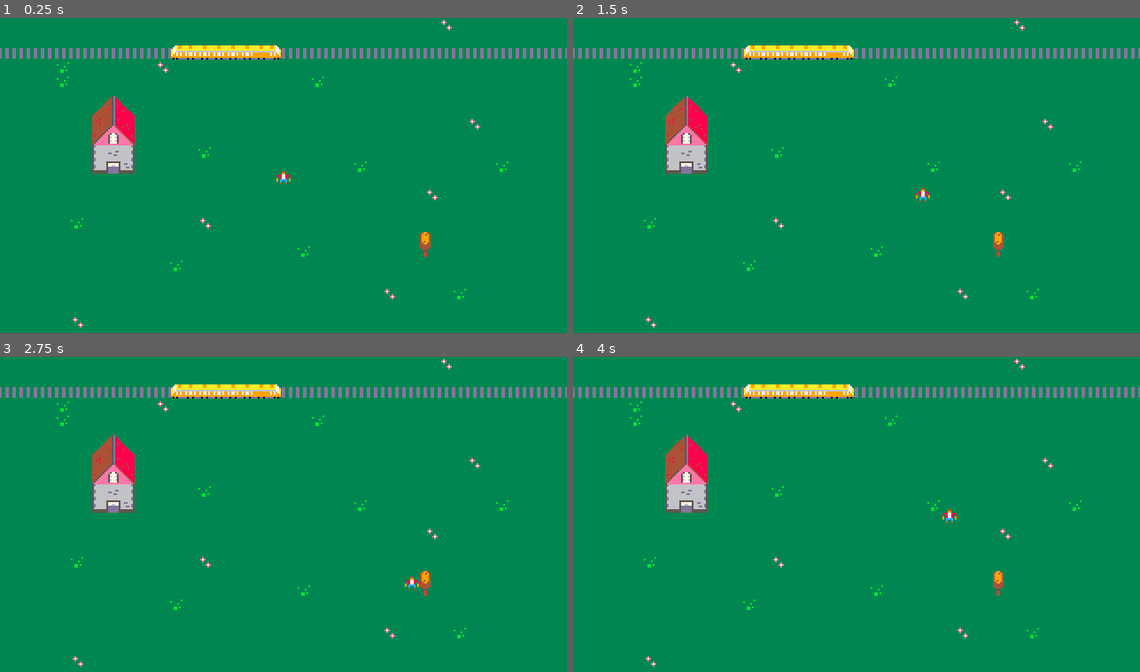
Above: before the commit, frames 1-4 (two rows, left to right).
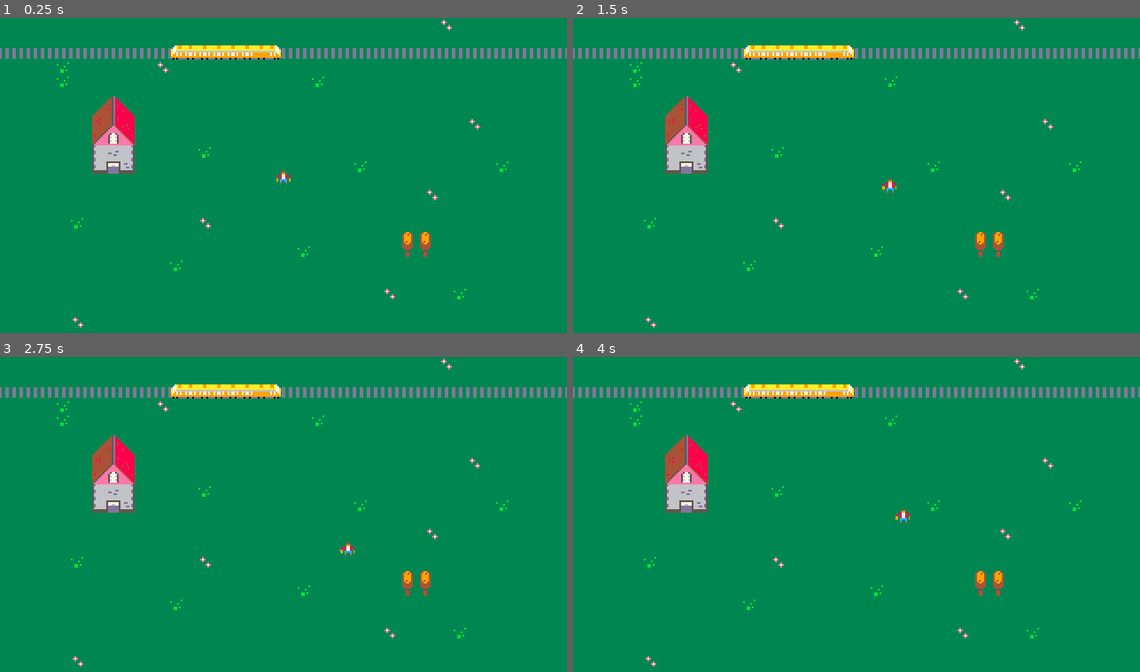
Above: after the commit, the same moments.

Repository: KimPotatoIV/InteractionSystem
Game: Godot game, scene res://main/main.tscn
The game is run twice, just before and just after one commit, with the same random seed, the same clock (stepped at 60 frames per second) and the same inputs.
Inputs:
- Up to frame 1 (0.25 s): no input
- Up to frame 2 (1.5 s): hold Right (ui_right) 0.53-1.28 s; tap E (ui_interact) at 0.6, 1.35 s; hold Down (ui_down) from 1.28 s (still down)
- Up to frame 3 (2.75 s): release Down (ui_down) at 2.03 s; hold Right (ui_right) from 2.03 s (still down); tap E (ui_interact) at 2.1 s
- Up to frame 4 (4 s): release Right (ui_right) at 2.78 s; hold Up (ui_up) 2.78-3.53 s; tap E (ui_interact) at 2.85, 3.6 s; hold Left (ui_left) from 3.53 s (still down)

The runs differ from the first frame. In frame 1, 0.1% of the frame differs, in the area x 70-73%, y 67-76%; in frame 2, 0.2%, in the area x 54-73%, y 51-76%; in frame 3, 0.2%; in frame 4, 0.2%.

Commit message:
Duplicate tree, lower player speed, add debug logs
Add a second Tree instance (Tree2) and rename the original to Tree1 in main.tscn. Update tree.gd interact() to print the node name for debugging. Reduce player MOVING_SPEED from 100 to 50 and add debug prints to log interactable_list on detector area enter/exit in player.gd. Remove the radius property from the Player CapsuleShape2D in player.tscn.

Diff:
--- a/main/main.tscn
+++ b/main/main.tscn
@@ -18,8 +18,11 @@
 [node name="House" parent="NPC" unique_id=1445706567 instance=ExtResource("3_c651c")]
 position = Vector2(128, 128)
 
-[node name="Tree" parent="NPC" unique_id=1252819035 instance=ExtResource("4_3wy1v")]
+[node name="Tree1" parent="NPC" unique_id=1252819035 instance=ExtResource("4_3wy1v")]
 position = Vector2(480, 256)
+
+[node name="Tree2" parent="NPC" unique_id=297253136 instance=ExtResource("4_3wy1v")]
+position = Vector2(460, 256)
 
 [node name="Player" parent="." unique_id=1782392886 instance=ExtResource("2_pjrb6")]
 position = Vector2(320, 180)
--- a/npc/tree/tree.gd
+++ b/npc/tree/tree.gd
@@ -2,4 +2,5 @@
 
 """ 상호작용 """
 func interact() -> void:
-	print("나무 베기")
+	# name 출력은 디버깅용
+	print("나무 베기", ": ", name)
--- a/player/player.gd
+++ b/player/player.gd
@@ -1,7 +1,7 @@
 extends CharacterBody2D
 
 ##################################################
-const MOVING_SPEED = 100.0
+const MOVING_SPEED = 50.0
 
 """ Detector 영역 내에 들어온 상호작용 대상들을 저장 """
 var interactable_list: Array[Interactable] = []
@@ -43,12 +43,18 @@
 		if not interactable_list.has(area):
 			interactable_list.append(area)
 
+	# 디버깅용
+	print(interactable_list)
+
 ##################################################
 """ Detector 영역에서 벗어난 Interactable을 리스트에서 제거 """
 func _on_detector_area_exited(area: Area2D) -> void:
 	if area is Interactable:
 		if interactable_list.has(area):
 			interactable_list.erase(area)
+
+	# 디버깅용
+	print(interactable_list)
 
 ##################################################
 """ 감지된 대상 중 가장 가까운 Interactable을 반환 """
--- a/player/player.tscn
+++ b/player/player.tscn
@@ -50,7 +50,6 @@
 height = 12.0
 
 [sub_resource type="CapsuleShape2D" id="CapsuleShape2D_g1dw6"]
-radius = 8.0
 height = 20.0
 
 [node name="Player" type="CharacterBody2D" unique_id=1782392886]
